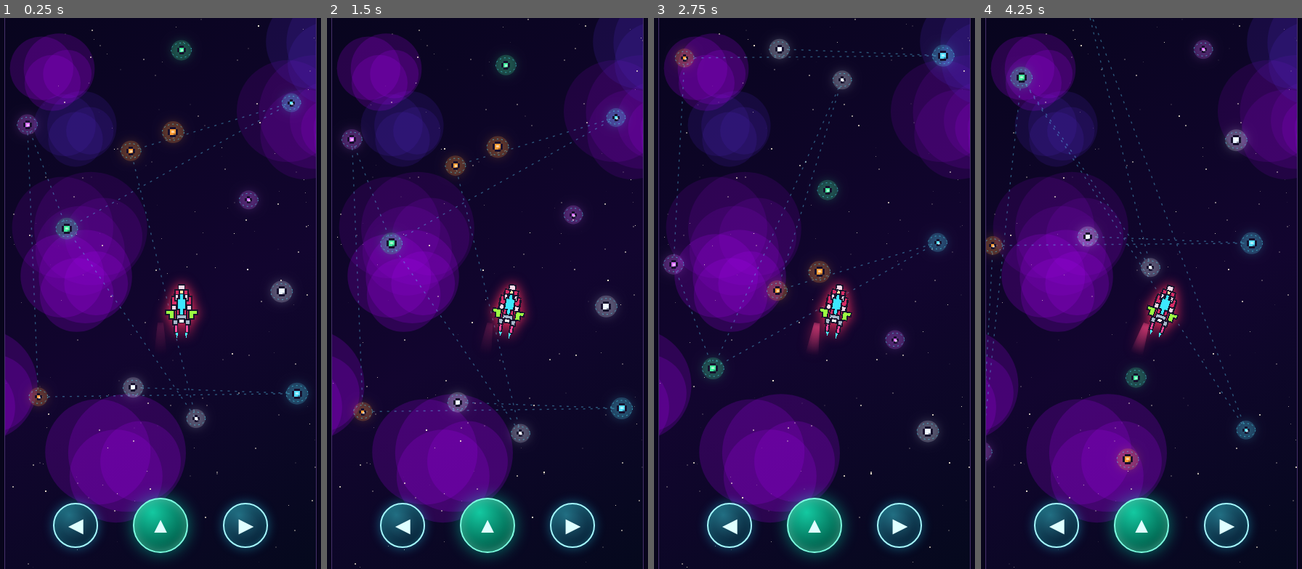
Above: before the commit, frames 1-4 (left to right).
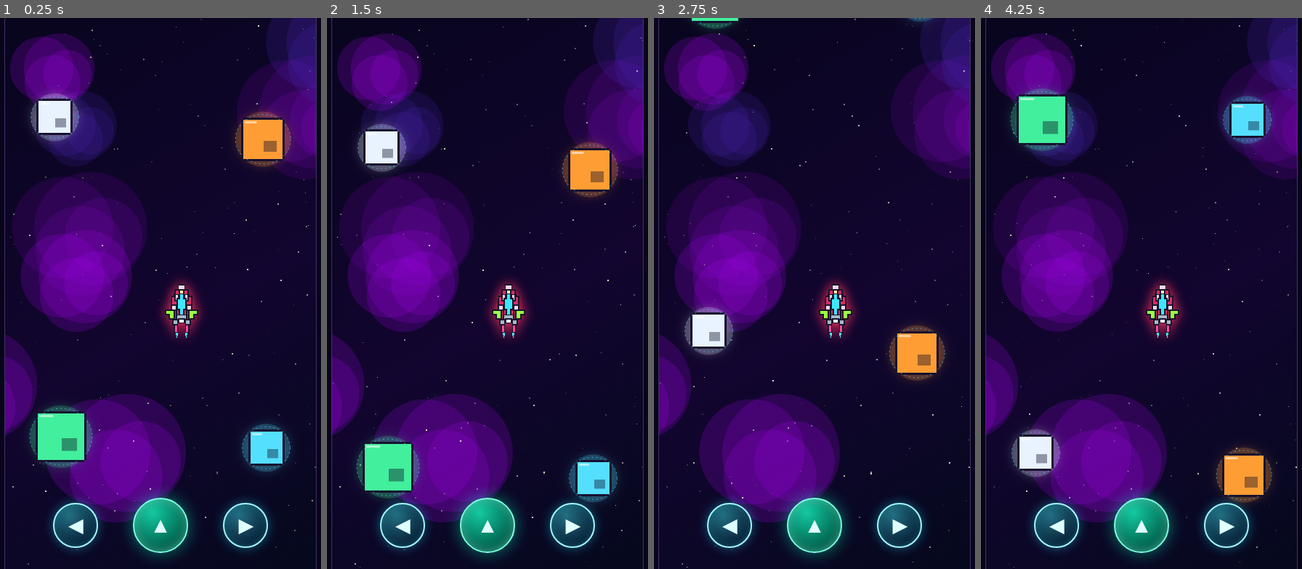
Above: after the commit, the same moments.

Repository: saharsahar777/space-the-game
Game: browser game, page index.html
The game is run twice, just before and just after one commit, with the same random seed, the same clock (stepped at 60 frames per second) and the same inputs.
Inputs:
- Up to frame 1 (0.25 s): no input
- Up to frame 2 (1.5 s): hold Right from 1.03 s (still down); tap Space at 1.1 s
- Up to frame 3 (2.75 s): release Right at 1.53 s; hold Left 1.58-2.15 s; tap Space at 1.6, 2.1, 2.6 s; click "▲" at 2.02 s; hold Up 2.2-2.5 s; tap W at 2.52 s; hold Right from 2.55 s (still down)
- Up to frame 4 (4.25 s): tap Space at 3.1, 3.6, 4.1 s; release Right at 3.22 s; hold Up 3.27-3.5 s; tap D at 3.52 s; hold Left 3.55-3.98 s; hold Right from 4.03 s (still down)

The runs differ from the first frame. In frame 1, 7.4% of the frame differs, in the area x 5-97%, y 3-83%; in frame 2, 7.7%; in frame 3, 5.3%; in frame 4, 7.9%, in the area x 1-91%, y 0-88%.
Error after the commit: ReferenceError: turnStep is not defined

Commit message:
Add files via upload

Diff:
--- a/index.html
+++ b/index.html
@@ -10,7 +10,6 @@
 canvas{position:absolute;inset:0;width:100%;height:100%;image-rendering:pixelated}
 .ship{position:absolute;left:50%;top:48%;width:0;height:0;transform:translate(-50%,-50%);z-index:4;filter:drop-shadow(0 0 8px #ff315d);pointer-events:none}
 .ship svg{width:58px;height:80px;overflow:visible;transform-origin:50% 50%}
-.ship .trail{position:absolute;left:50%;top:55px;transform:translateX(-50%);width:18px;height:44px;background:linear-gradient(#ff4b89aa,transparent);clip-path:polygon(28% 0,72% 0,100% 100%,0 100%);filter:blur(3px);opacity:.3;transition:opacity .12s}
 .controlbar{position:absolute;left:0;right:0;bottom:max(22px,env(safe-area-inset-bottom));display:flex;justify-content:center;align-items:center;gap:clamp(22px,9vw,48px);z-index:6}
 .ctrl{width:62px;height:62px;border-radius:50%;border:2px solid #a5faff;background:radial-gradient(circle at 35% 25%,#2 …(234 unchanged characters)…
 .ctrl.forward{width:76px;height:76px;border-color:#7dffe1;background:radial-gradient(circle at 35% 25%,#14c9a1,#00644f 70%);box-shadow:0 0 22px #00ffc477,inset 0 0 14px #caffef55;font-size:30px}
@@ -22,7 +21,6 @@
 <div id="game">
 <canvas id="space"></canvas>
 <div class="ship" id="ship">
- <div class="trail"></div>
  <svg viewBox="0 0 64 88" shape-rendering="crispEdges" aria-label="Пиксельный корабль игрока">
   <g stroke="#17142c" stroke-width="2" stroke-linejoin="miter">
    <path fill="#9bff42" d="M8 42h8V25h5v-8h5v18h-5v20h-8v-7H8zM56 42h-8V25h-5v-8h-5v18h5v20h8v-7h5z"/>
@@ -55,14 +53,7 @@
   let height = 0;
   let pixelRatio = 1;
   let heading = 0;
-  let velocityX = 0;
-  let velocityY = 0;
-  let previousFrame = 0;
-
-  const turnStep = 0.16;
-  const acceleration = 0.95;
-  const maximumSpeed = 3.2;
-  const spaceDrag = 0.992;
+  let fuel = 24;
 
   let stars = [];
   let nebulae = [];
@@ -89,29 +80,20 @@
 
     systems = [];
 
-    for (let index = 0; index < 12; index++) {
-      let x;
-      let y;
-      let attempts = 0;
-
-      do {
-        x = random(24, width - 24);
-        y = random(35, height * 0.76);
-        attempts++;
-      } while (
-        attempts < 100 &&
-        (
-          Math.hypot(x - width / 2, y - height * 0.48) < Math.min(145, width * 0.36) ||
-          systems.some(system => Math.hypot(system.x - x, system.y - y) < Math.min(125, width * 0.31))
-        )
-      );
-
+    const positions = [
+      [0.16, 0.18],
+      [0.83, 0.22],
+      [0.18, 0.76],
+      [0.84, 0.78]
+    ];
+
+    positions.forEach(([x, y], index) => {
       systems.push({
-        x,
-        y,
+        x: width * x,
+        y: height * y,
         type: index % 5
       });
-    }
+    });
   }
 
   function resize() {
@@ -174,37 +156,12 @@
     ctx.globalAlpha = 1;
   }
 
-  function drawRoutes() {
-    if (systems.length < 4) return;
-
-    const route = [systems[0], systems[1], systems[3], systems[2], systems[0]];
-
-    ctx.save();
-    ctx.beginPath();
-    ctx.setLineDash([3, 7]);
-    ctx.strokeStyle = 'rgba(95,215,255,0.38)';
-    ctx.lineWidth = 1.4;
-
-    for (let index = 0; index < route.length - 1; index++) {
-      ctx.moveTo(route[index].x, route[index].y);
-      ctx.lineTo(route[index + 1].x, route[index + 1].y);
-    }
-
-    for (let index = 4; index < systems.length; index += 2) {
-      ctx.moveTo(systems[index].x, systems[index].y);
-      ctx.lineTo(systems[index - 2].x, systems[index - 2].y);
-    }
-
-    ctx.stroke();
-    ctx.restore();
-  }
-
   function drawSystems() {
     const colors = ['#e9f3ff', '#ff9d35', '#42ef9c', '#55dfff', '#d66cff'];
 
     systems.forEach((system, index) => {
       const color = colors[system.type];
-      const size = 5 + index % 3;
+      const size = 25 + (index % 3) * 5;
 
       ctx.save();
       ctx.shadowBlur = 13;
@@ -243,13 +200,11 @@
     drawBackground();
     drawNebulae();
     drawStars(time);
-    drawRoutes();
     drawSystems();
   }
 
   function updateShip() {
     shipArt.style.transform = `rotate(${heading}rad)`;
-    engineTrail.style.transform = `translateX(-50%) rotate(${heading}rad)`;
   }
 
   function turn(direction) {
@@ -258,47 +213,26 @@
   }
 
   function thrust() {
-    velocityX += Math.sin(heading) * acceleration;
-    velocityY -= Math.cos(heading) * acceleration;
-
-    const speed = Math.hypot(velocityX, velocityY);
-
-    if (speed > maximumSpeed) {
-      velocityX = velocityX / speed * maximumSpeed;
-      velocityY = velocityY / speed * maximumSpeed;
-    }
-
-    engineTrail.style.opacity = '1';
-    window.clearTimeout(thrust.trailTimer);
-    thrust.trailTimer = window.setTimeout(() => {
-      engineTrail.style.opacity = '0.3';
-    }, 180);
-  }
-
-  function updateFlight(deltaTime) {
-    const drag = Math.pow(spaceDrag, deltaTime);
-    velocityX *= drag;
-    velocityY *= drag;
-
-    const movementX = velocityX * deltaTime;
-    const movementY = velocityY * deltaTime;
+    if (fuel <= 0) return;
+
+    fuel -= 1;
+
+    const stepDistance = 42;
+    const movementX = Math.sin(heading) * stepDistance;
+    const movementY = -Math.cos(heading) * stepDistance;
 
     systems.forEach(system => {
       system.x -= movementX;
       system.y -= movementY;
 
-      if (system.x < -45) system.x = width + 45;
-      if (system.x > width + 45) system.x = -45;
-      if (system.y < -45) system.y = height * 0.78;
-      if (system.y > height * 0.82) system.y = -35;
+      if (system.x < -70) system.x = width + 70;
+      if (system.x > width + 70) system.x = -70;
+      if (system.y < -70) system.y = height + 70;
+      if (system.y > height + 70) system.y = -70;
     });
   }
 
   function frame(time) {
-    const deltaTime = Math.min(2, (time - (previousFrame || time)) / 16.67);
-    previousFrame = time;
-
-    updateFlight(deltaTime);
     render(time);
     requestAnimationFrame(frame);
   }
